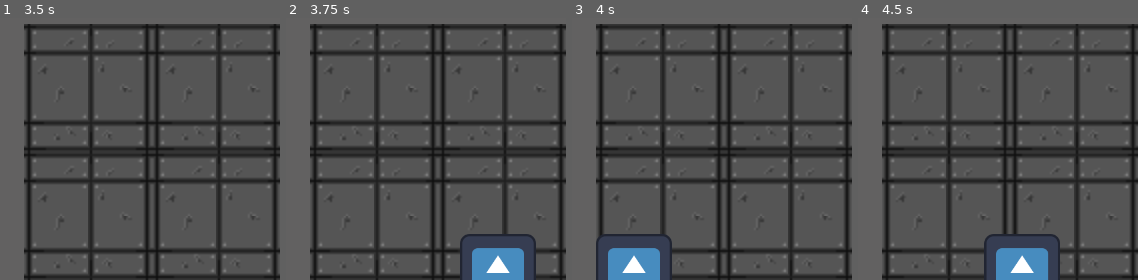
Above: before the commit, frames 1-4 (left to right).
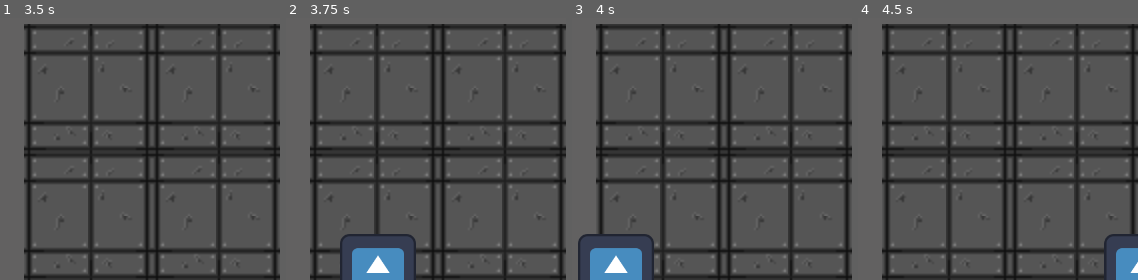
Above: after the commit, the same moments.

Repository: caterbob/ASLJA-OGPC-2025
Game: Godot game, scene res://world.tscn
Same seed, same stepped clock (60 frames per second), same inputs: the game is played once before the commit and once after it. The engine's default icon, where the game draws it, is replaced by a stand-in: a white triangle on a blue panel in a dark square.
Inputs:
- Up to frame 1 (3.5 s): tap Enter (ui_accept) at 0.5, 0.77, 1.25, 1.52, 2, 2.75, 3.02 s; hold Right (ui_right) 0.53-2.03 s; hold Left (ui_left) from 2.03 s (still down)
- Up to frame 2 (3.75 s): keep holding Left (ui_left); tap Enter (ui_accept) at 3.5 s
- Up to frame 3 (4 s): keep holding Left (ui_left); tap Enter (ui_accept) at 3.77 s
- Up to frame 4 (4.5 s): release Left (ui_left) at 4.28 s; hold Right (ui_right) from 4.28 s (still down)

Frame 1 is identical in both runs. In frame 2, 8.8% of the frame differs, in the area x 19-90%, y 82-100%; in frame 3, 3.8%; in frame 4, 6.2%.

Commit message:
Player Speed Update

Diff:
--- a/the-game/player.gd
+++ b/the-game/player.gd
@@ -1,7 +1,7 @@
 extends CharacterBody2D
 
 
-const SPEED = 300.0
+const SPEED = 600.0
 
 
 
